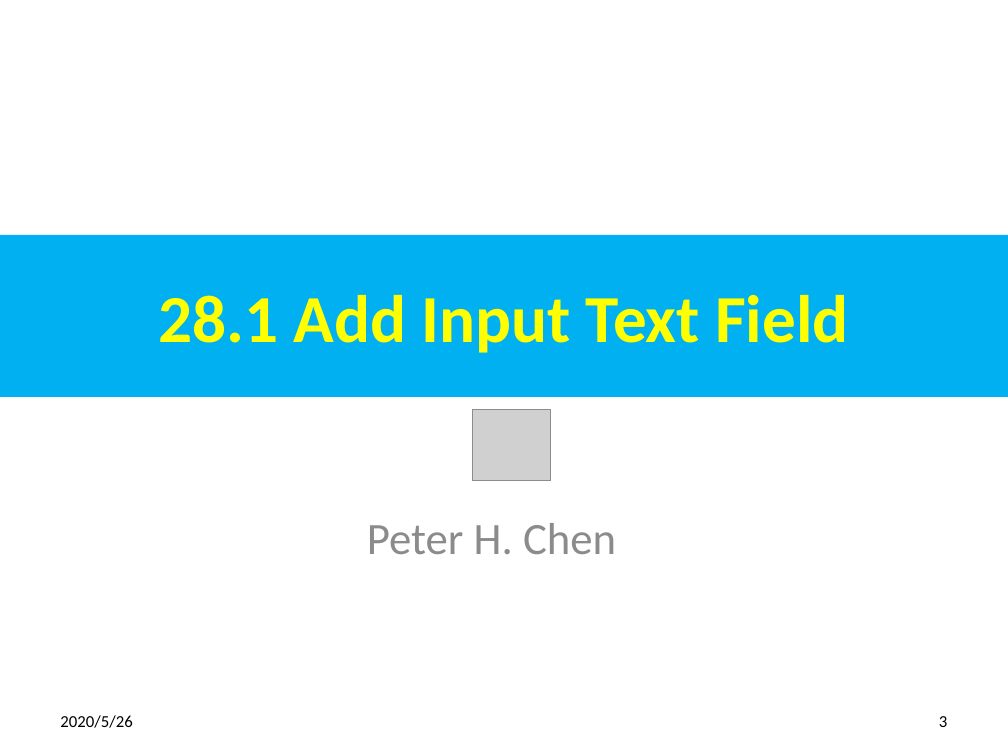
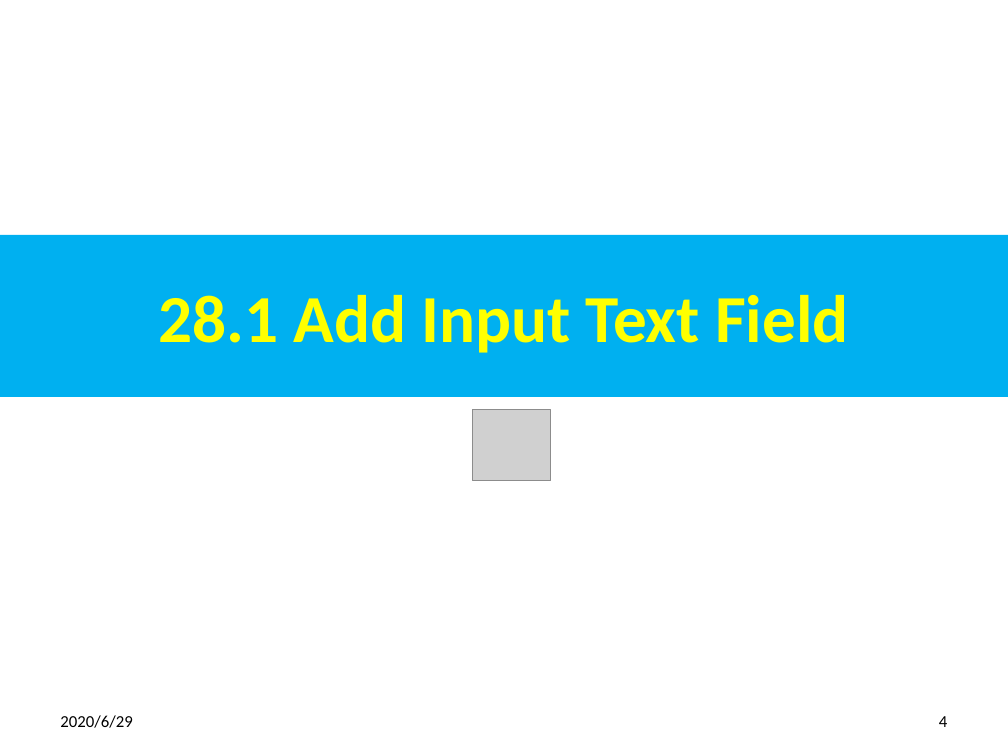
Before and after one commit to peterhchen/800-React-Hook, a slide deck: slide 4 of 28_Refs.pptx (slide 3 before the commit). Drawn at 1008x756 pixels with LibreOffice and Linux fonts; fonts in the diff are those of the drawing; grey boxes stand for pictures. Boxes give left, top, right and bottom in pixels: in the first picture for what was removed or moved away, otherwise in the second. Text is boxed around its words. In the diff, an @@ line names an element or a change of style, - is before the commit and + after.

```diff
--- a/28_Refs.pptx
+++ b/28_Refs.pptx
@@ subtitle removed at (367, 523, 616, 554) @@
-Peter H. Chen
@@ text at (60, 715, 132, 728): text changed @@
-2020/5/26
+2020/6/29
@@ page number at (939, 716, 947, 727): text changed @@
-3
+4
```
Also in this commit, not shown: 15 other slides changed, 5 slides added, 6 slides removed.
